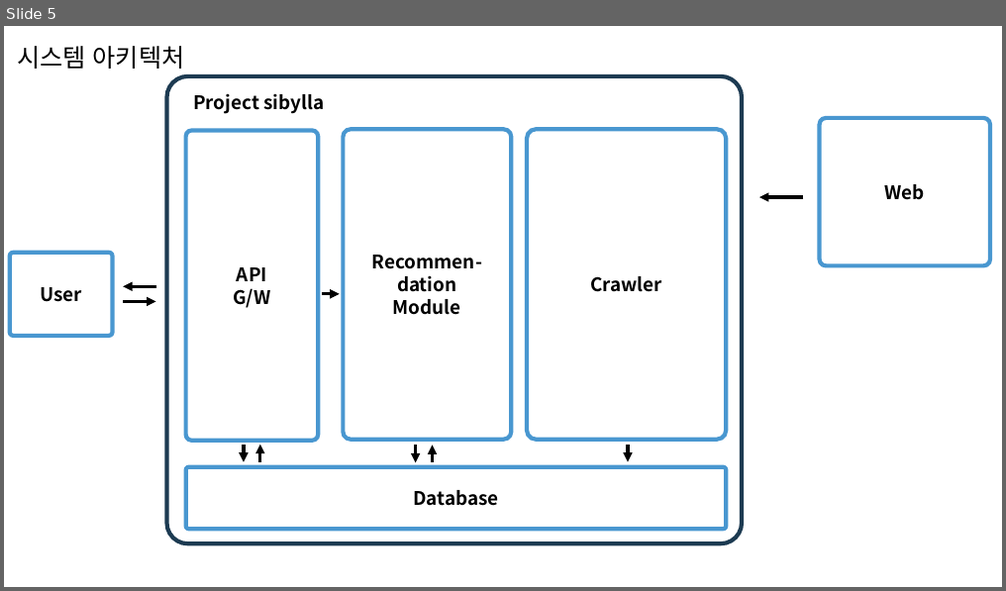
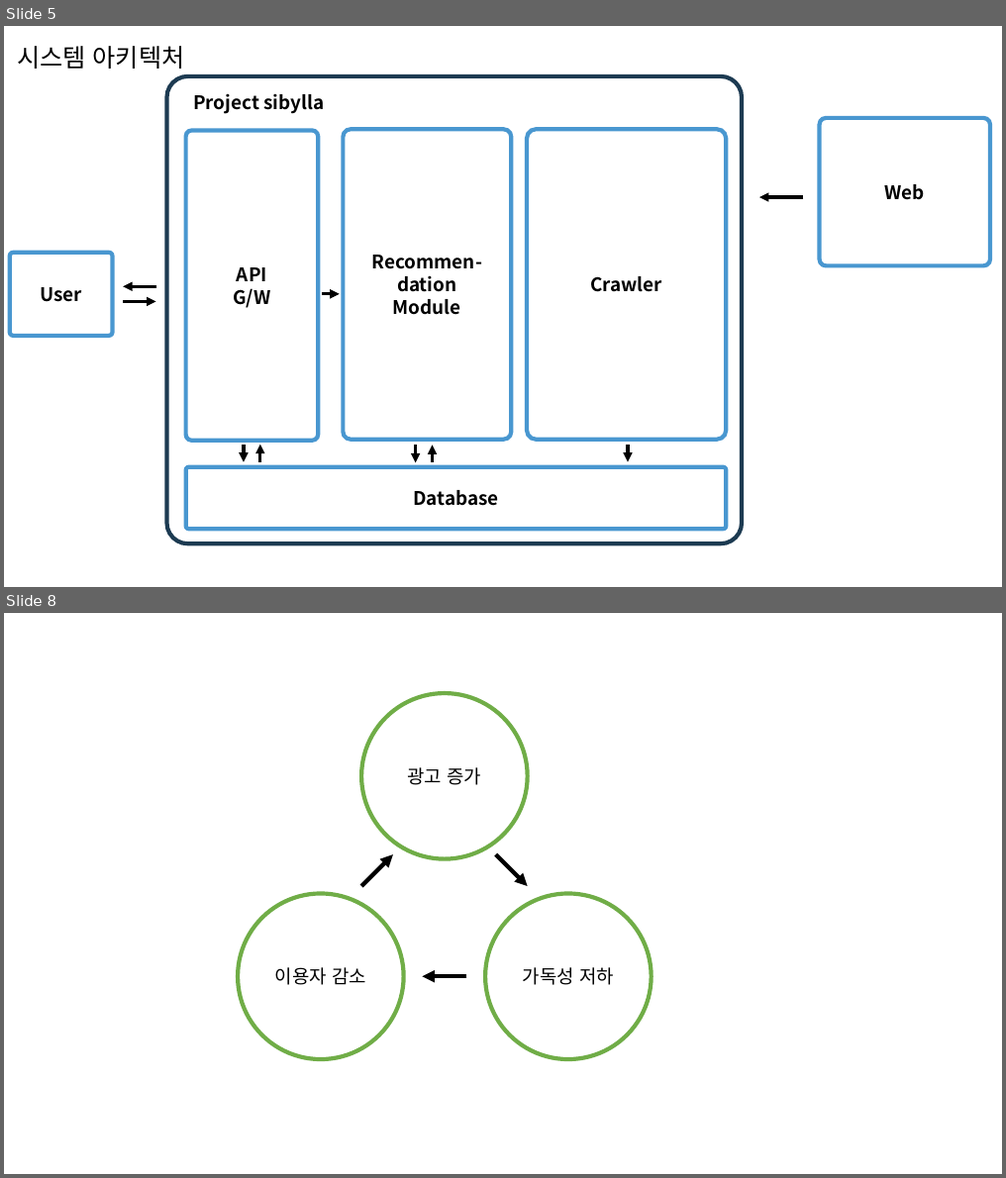
Before and after one commit to Laterality/sibylla, a slide deck: docs/raws/diagrams.pptx. Shown one above the other, each under a label of ours: slide 5 before the commit, slides 5 and 8 after it; the slides between them are not shown. The pictures are 1006x591 and 1006x1178 pixels, drawn with LibreOffice and Linux fonts; fonts in the diff are those of the drawing. Boxes give left, top, right and bottom in pixels: in the first picture for what was removed or moved away, otherwise in the second. Text is boxed around its words. In the diff, an @@ line names an element or a change of style, - is before the commit and + after.

```diff
--- a/docs/raws/diagrams.pptx
+++ b/docs/raws/diagrams.pptx
@@ slide 8 added at [4, 613, 1002, 1174], background #FFFFFF @@
@@ ellipse added at [361, 693, 528, 860], fill #FFFFFF, outline #70AD47 4 pt, 18 pt, text #000000 @@
+광고 증가
@@ arrow added from (361, 886) to (393, 855), #000000 4 pt @@
@@ arrow added from (496, 855) to (528, 886), #000000 4 pt @@
@@ ellipse added at [238, 894, 404, 1059], fill #FFFFFF, outline #70AD47 4 pt, 18 pt, text #000000 @@
+이용자 감소
@@ ellipse added at [485, 894, 651, 1059], fill #FFFFFF, outline #70AD47 4 pt, 18 pt, text #000000 @@
+가독성 저하
@@ arrow added from (466, 977) to (423, 977), #000000 4 pt @@
```
Also in this commit, not shown: 2 slides changed, 2 other slides added, 1 slide removed, 2 other files.
